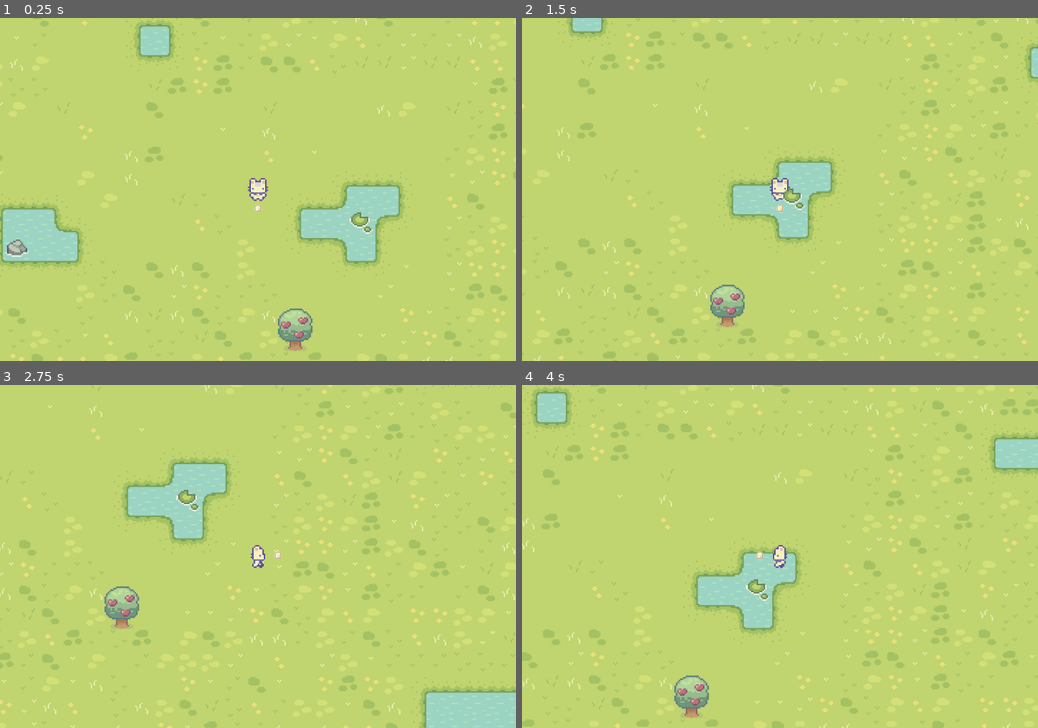
Above: before the commit, frames 1-4 (two rows, left to right).
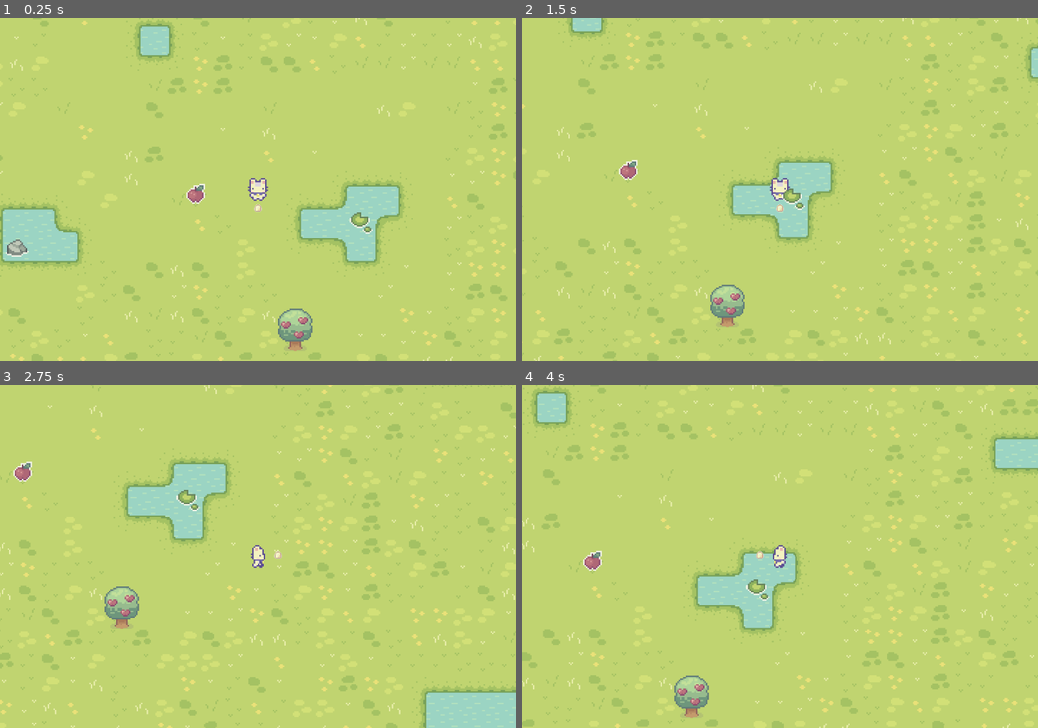
Above: after the commit, the same moments.

Repository: herdyhardiyant/TeemoLands
Game: Godot game, scene res://scenes/world.tscn
Two runs of this game, one before a commit and one after it. Both use one fixed random seed, a clock stepped at 60 frames per second and the inputs below.
Inputs:
- Up to frame 1 (0.25 s): no input
- Up to frame 2 (1.5 s): tap Enter at 0.5 s; hold D (right) 0.53-1.28 s; hold S (down) from 1.28 s (still down)
- Up to frame 3 (2.75 s): release S (down) at 2.03 s; hold D (right) from 2.03 s (still down)
- Up to frame 4 (4 s): release D (right) at 2.78 s; hold W (up) 2.78-3.53 s; hold A (left) from 3.53 s (still down)

The runs differ from the first frame. In frame 1, 0.2% of the frame differs, in the area x 36-40%, y 48-55%; in frame 2, 0.2%; in frame 3, 0.2%, in the area x 2-7%, y 22-29%; in frame 4, 0.2%.

Commit message:
fruit pick

Diff:
--- /dev/null
+++ b/scenes/fruit.tscn
@@ -0,0 +1,23 @@
+[gd_scene load_steps=4 format=3 uid="uid://d10m7ft86uq60"]
+
+[ext_resource type="Script" path="res://scripts/fruit.gd" id="1_tqh7e"]
+[ext_resource type="Texture2D" uid="uid://8iyajrlpk5k3" path="res://Sprout Lands/Sprite Basic/Objects/Basic_Grass_Biom_things.png" id="1_twa8p"]
+
+[sub_resource type="RectangleShape2D" id="RectangleShape2D_easlp"]
+size = Vector2(13, 14)
+
+[node name="Fruit" type="Node2D"]
+script = ExtResource("1_tqh7e")
+
+[node name="Sprite2D" type="Sprite2D" parent="."]
+texture = ExtResource("1_twa8p")
+region_enabled = true
+region_rect = Rect2(33.0243, 32.8261, 13.7106, 14.1459)
+
+[node name="Area2D" type="Area2D" parent="."]
+
+[node name="CollisionShape2D" type="CollisionShape2D" parent="Area2D"]
+position = Vector2(-0.5, 0)
+shape = SubResource("RectangleShape2D_easlp")
+
+[connection signal="body_entered" from="Area2D" to="." method="_on_area_2d_body_entered"]
--- a/scenes/player.tscn
+++ b/scenes/player.tscn
@@ -167,4 +167,4 @@
 position = Vector2(0, -1)
 shape = SubResource("RectangleShape2D_ly4re")
 
-[connection signal="body_entered" from="InteractTrigger" to="InteractTrigger" method="_on_body_entered"]
+[connection signal="body_entered" from="InteractTrigger" to="AnimatedSprite2D" method="_on_interact_trigger_body_entered"]
--- a/scenes/tree.tscn
+++ b/scenes/tree.tscn
@@ -1,13 +1,13 @@
 [gd_scene load_steps=4 format=3 uid="uid://dfdt2irfeb81e"]
 
-[ext_resource type="Script" path="res://scenes/tree.gd" id="1_1r1vi"]
 [ext_resource type="Texture2D" uid="uid://8iyajrlpk5k3" path="res://Sprout Lands/Sprite Basic/Objects/Basic_Grass_Biom_things.png" id="1_8nr3w"]
+[ext_resource type="Script" path="res://scripts/tree.gd" id="1_fjbrr"]
 
 [sub_resource type="RectangleShape2D" id="RectangleShape2D_hih7l"]
 size = Vector2(10, 7)
 
 [node name="Tree" type="StaticBody2D"]
-script = ExtResource("1_1r1vi")
+script = ExtResource("1_fjbrr")
 
 [node name="Tree" type="Sprite2D" parent="."]
 visible = false
--- a/scenes/world.tscn
+++ b/scenes/world.tscn
@@ -7,6 +7,7 @@
 [ext_resource type="Texture2D" uid="uid://f62gafq0m484" path="res://Sprout Lands/Sprite Basic/Tilesets/Water.png" id="5_grij7"]
 [ext_resource type="Texture2D" uid="uid://8iyajrlpk5k3" path="res://Sprout Lands/Sprite Basic/Objects/Basic_Grass_Biom_things.png" id="6_wbako"]
 [ext_resource type="PackedScene" uid="uid://dfdt2irfeb81e" path="res://scenes/tree.tscn" id="7_hcq0k"]
+[ext_resource type="PackedScene" uid="uid://d10m7ft86uq60" path="res://scenes/fruit.tscn" id="8_oambn"]
 
 [sub_resource type="TileMapPattern" id="TileMapPattern_ung5f"]
 tile_data = PackedInt32Array(0, 6, 0, 65536, 6, 1)
@@ -1255,3 +1256,6 @@
 
 [node name="Tree2" parent="." instance=ExtResource("7_hcq0k")]
 position = Vector2(26, 99)
+
+[node name="Fruit" parent="." instance=ExtResource("8_oambn")]
+position = Vector2(-43, 3)
--- /dev/null
+++ b/scripts/fruit.gd
@@ -0,0 +1,16 @@
+extends Node2D
+
+
+# Called when the node enters the scene tree for the first time.
+func _ready():
+	pass # Replace with function body.
+
+
+# Called every frame. 'delta' is the elapsed time since the previous frame.
+func _process(delta):
+	pass
+
+
+func _on_area_2d_body_entered(body):
+	print("Player gets the fruit")
+	queue_free()
--- a/scripts/player/PlayerAnimations.gd
+++ b/scripts/player/PlayerAnimations.gd
@@ -3,10 +3,10 @@
 var next_idle_animation = "idle_down"
 @onready var playerBody = $".."
 # Called every frame. 'delta' is the elapsed time since the previous frame.
-func _process(delta):
-	character_animation()
+func _process(_delta):
+	_character_animation()
 
-func character_animation():
+func _character_animation():
 	if playerBody.velocity.y < 0:
 		play("walk_up")
 		next_idle_animation = "idle_up"
@@ -21,3 +21,7 @@
 		next_idle_animation = "idle_right"
 	else:
 		play(next_idle_animation)
+
+
+func _on_interact_trigger_body_entered(body):
+	print(body.name)
--- a/scripts/player/PlayerInteractTrigger.gd
+++ b/scripts/player/PlayerInteractTrigger.gd
@@ -2,13 +2,10 @@
 
 # Called every frame. 'delta' is the elapsed time since the previous frame.
 func _process(_delta):
-	update_interact_position()
+	_update_interact_position()
 
-func update_interact_position():
+func _update_interact_position():
 	var input_rotation = Input.get_vector("left", "right", "up", "down")
 	if input_rotation == Vector2.ZERO:
 		return
 	position = input_rotation * 14
-
-func _on_body_entered(body):
-	print("Overlap detected with: ", body.name)
Not shown: 1 places in scenes/world.tscn that only renumber resources
Renamed: scenes/tree.gd -> scripts/tree.gd
